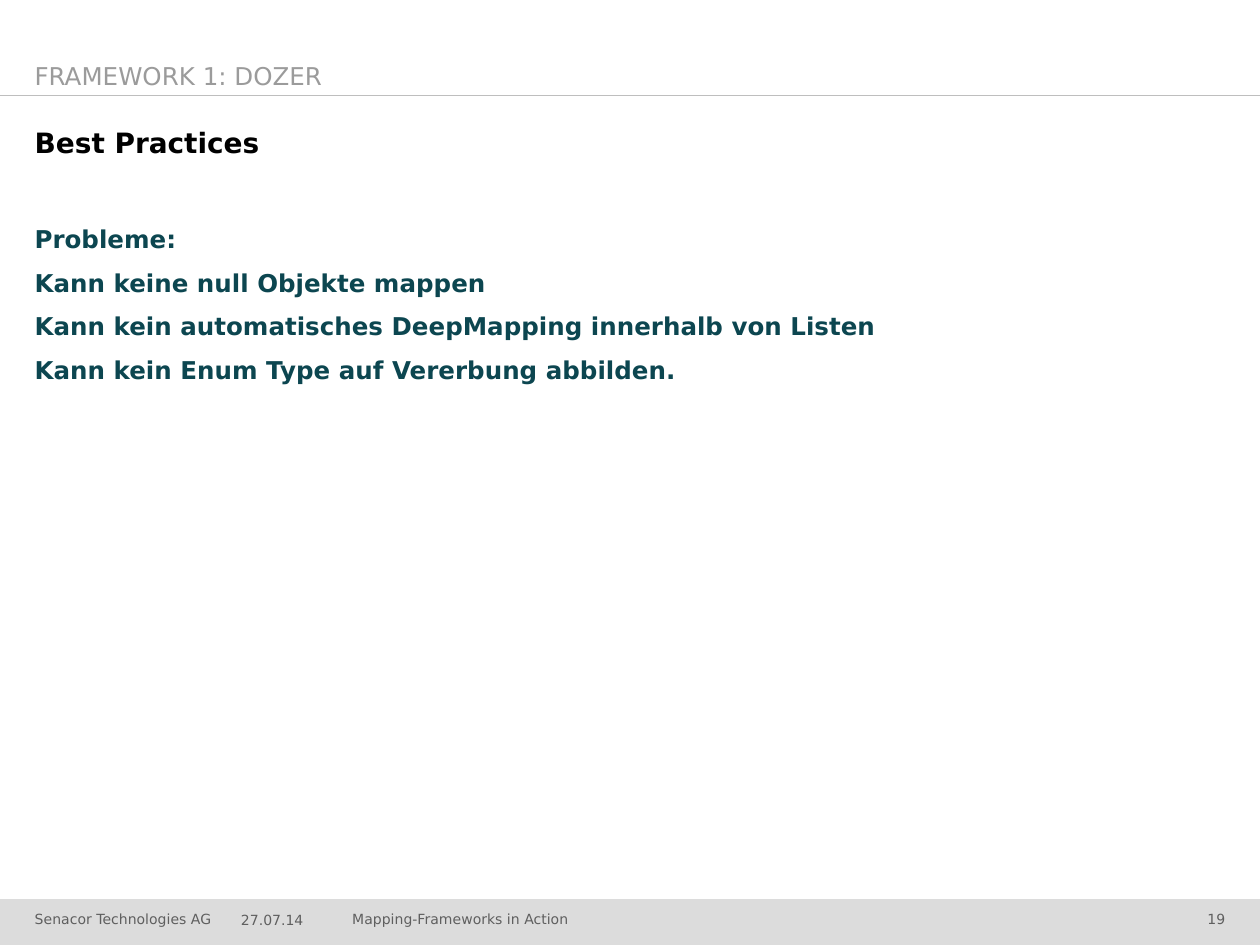
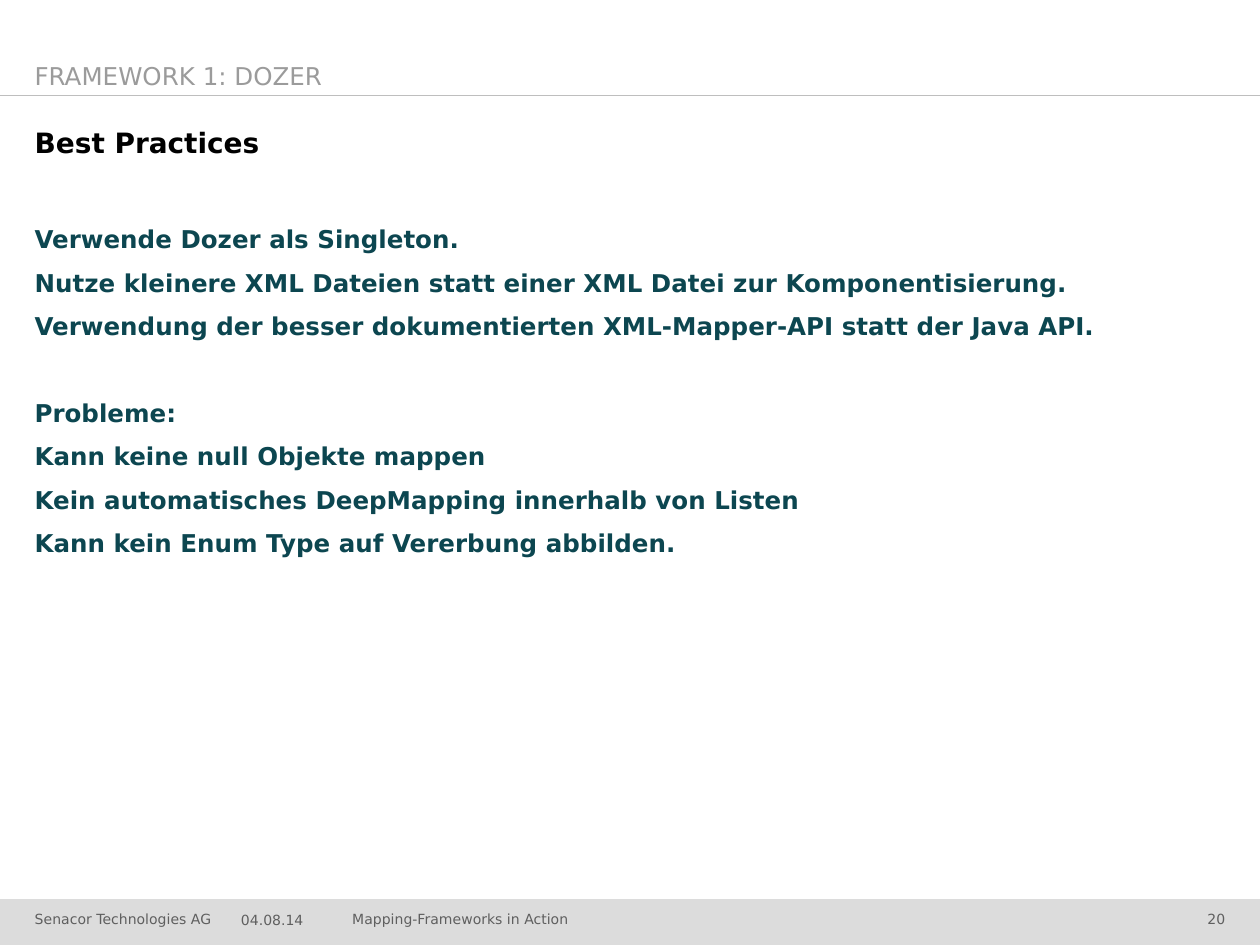
Before and after one commit to jschwalb/Mappings, a slide deck: slide 20 of presentation.pptx (slide 19 before the commit). Drawn at 1260x945 pixels with LibreOffice and Linux fonts; fonts in the diff are those of the drawing; background and template pictures are left out. Boxes give left, top, right and bottom in pixels: in the first picture for what was removed or moved away, otherwise in the second. Text is boxed around its words. In the diff, an @@ line names an element or a change of style, - is before the commit and + after.

Commit message:
dozer ppt erweitert

```diff
--- a/presentation.pptx
+++ b/presentation.pptx
@@ text at bbox=[35, 229, 1093, 341]: paragraphs added @@
+Verwende Dozer als Singleton.
+Nutze kleinere XML Dateien statt einer XML Datei zur Komponentisierung.
+Verwendung der besser dokumentierten XML-Mapper-API statt der Java API.
@@ text at bbox=[35, 490, 798, 515]: text changed @@
-Kann kein automatisches DeepMapping innerhalb von Listen
+Kein automatisches DeepMapping innerhalb von Listen
@@ text at bbox=[241, 914, 303, 925]: text changed @@
-27.07.14
+04.08.14
@@ page number at bbox=[1207, 913, 1225, 924]: text changed @@
-19
+20
```
Also in this commit, not shown: 32 other slides changed, 1 slide added.
